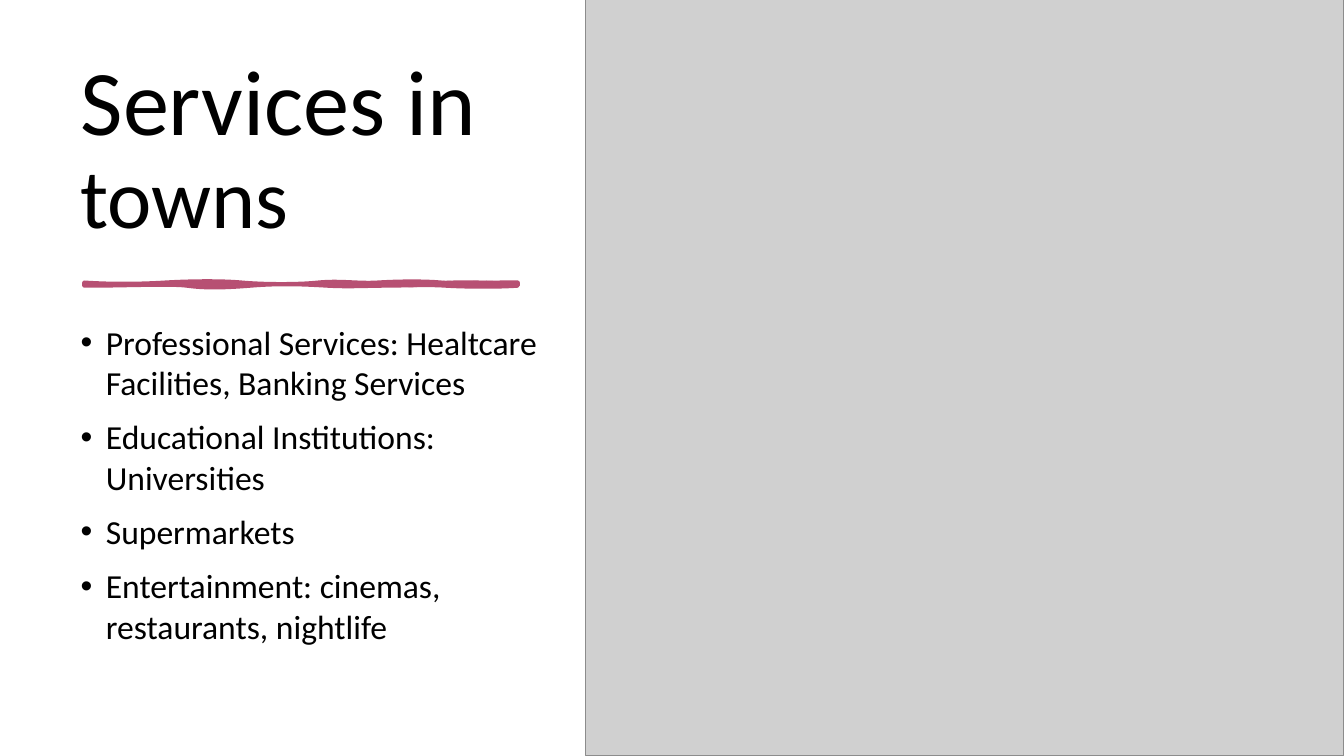
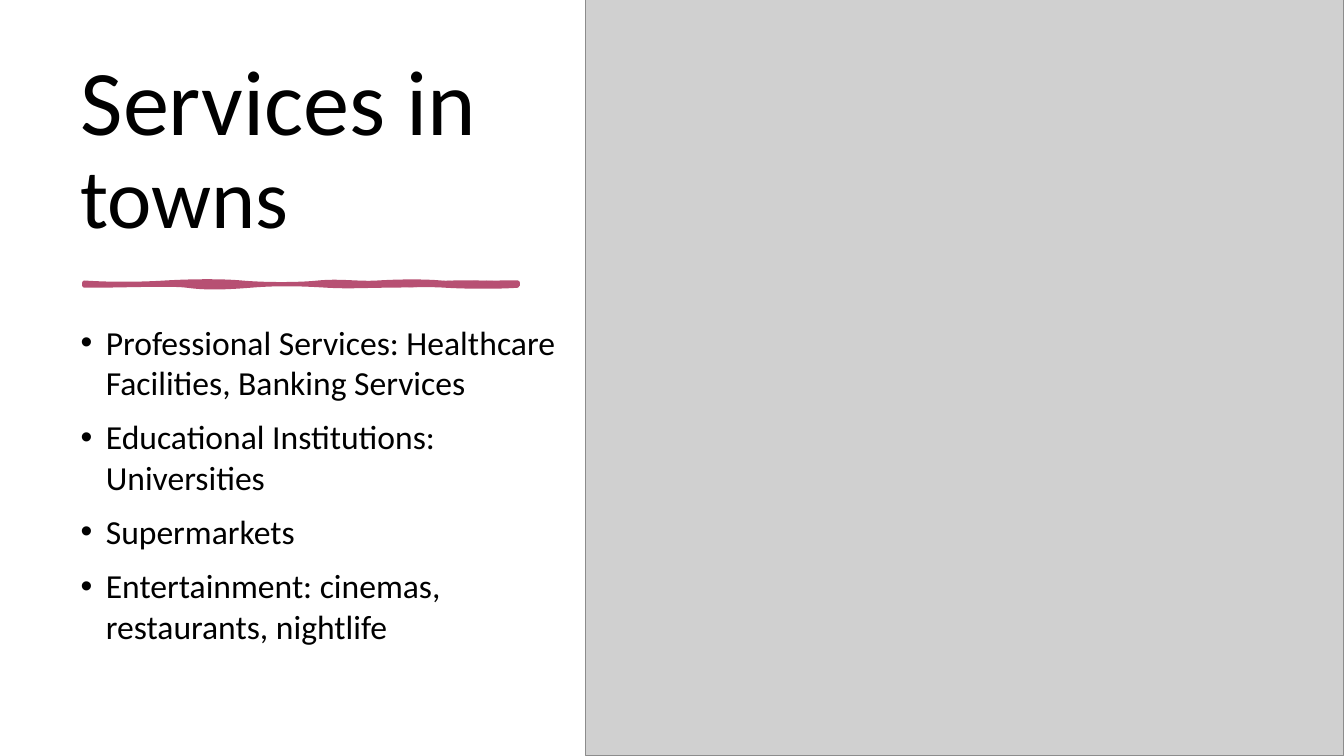
Before and after one commit to Palacsinta002/12.C_Erettsegi, a slide deck: slide 7 of Angol/Places to live_CsZ_GG.pptx. Drawn at 1344x756 pixels with LibreOffice and Linux fonts; fonts in the diff are those of the drawing; grey boxes stand for pictures. Boxes give left, top, right and bottom in pixels: in the first picture for what was removed or moved away, otherwise in the second. Text is boxed around its words. In the diff, an @@ line names an element or a change of style, - is before the commit and + after.

```diff
--- a/Angol/Places to live_CsZ_GG.pptx
+++ b/Angol/Places to live_CsZ_GG.pptx
@@ text at [106, 331, 555, 401]: text changed @@
-• Professional Services: Healtcare Facilities, Banking Services
+• Professional Services: Healthcare Facilities, Banking Services
```
Also in this commit, not shown: 2 other slides changed, 1 other file.
